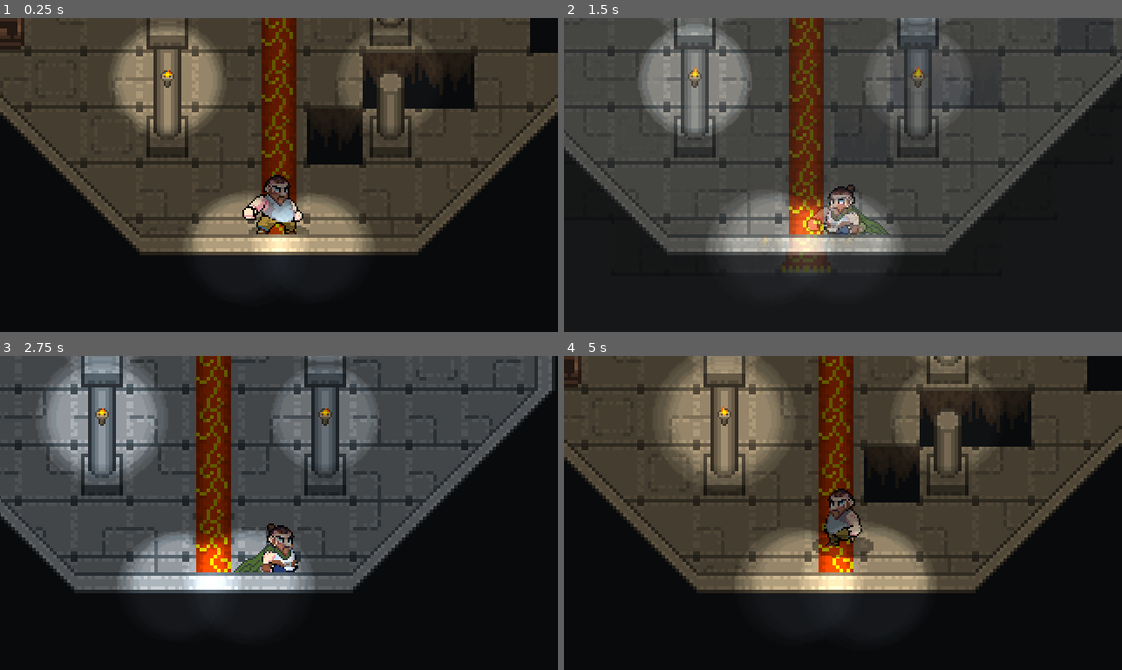
Above: before the commit, frames 1-4 (two rows, left to right).
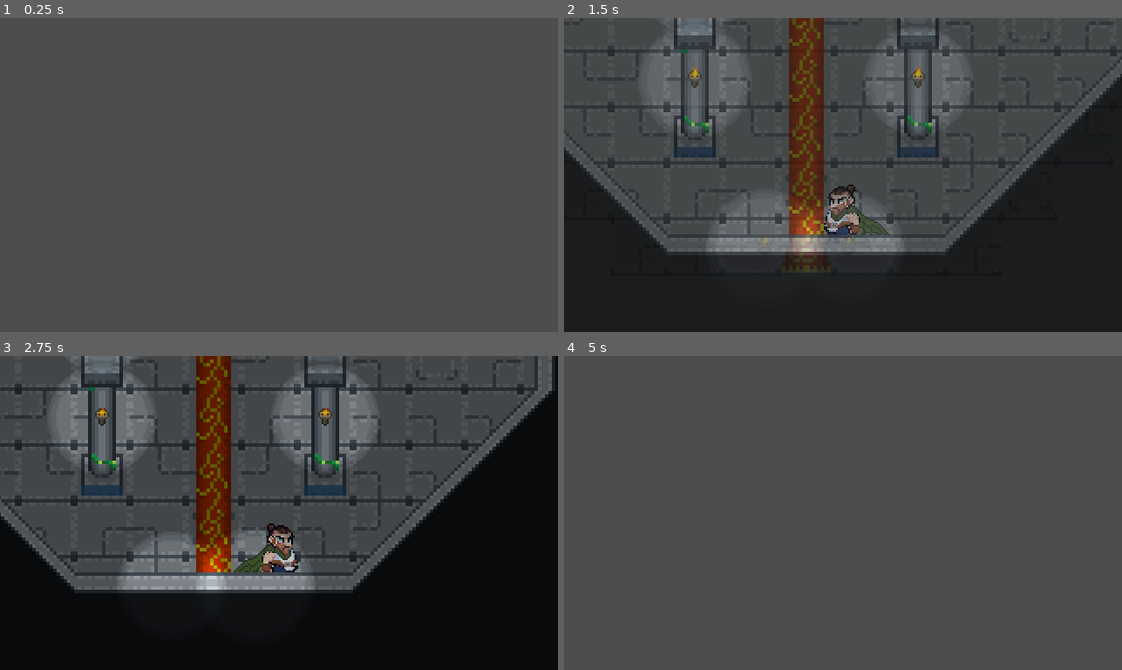
Above: after the commit, the same moments.

Repository: NathanRullier/GameJamQuebec
Game: Godot game, scene res://Level/Level_1.tscn
Same seed, same stepped clock (60 frames per second), same inputs: the game is played once before the commit and once after it. This scene is started directly instead of the project's main scene.
Inputs:
- Up to frame 1 (0.25 s): no input
- Up to frame 2 (1.5 s): tap Enter (ui_accept) at 0.5, 0.77 s; hold Right (ui_right) 0.53-1.28 s; hold T (setSwitch) 0.53-1.28 s; hold Down (ui_down) from 1.28 s (still down); tap T (setSwitch) at 1.35 s
- Up to frame 3 (2.75 s): tap Enter (ui_accept) at 1.52 s; release Down (ui_down) at 2.03 s; hold Right (ui_right) from 2.03 s (still down); hold T (setSwitch) from 2.03 s (still down)
- Up to frame 4 (5 s): release Right (ui_right) at 2.78 s; release T (setSwitch) at 2.78 s; hold Up (ui_up) 2.78-3.53 s; tap T (setSwitch) at 2.85, 4.35 s; tap Enter (ui_accept) at 3.02, 3.77, 4.52 s; hold T (setSwitch) 3.53-4.28 s; hold Left (ui_left) from 3.53 s (still down)

The runs differ from the first frame. In frame 1, 88% of the frame differs, in the area x 0-100%, y 0-100%; in frame 2, 7.8%; in frame 3, 10%; in frame 4, 87%.

Commit message:
diamand lvl 2

Diff:
--- a/gamejamquebec/Level/Level_1.tscn
+++ b/gamejamquebec/Level/Level_1.tscn
@@ -884,6 +884,10 @@
 13:31/0 = 0
 12:32/0 = 0
 14:33/0 = 0
+13:33/0 = 0
+15:34/0 = 0
+13:35/0 = 0
+15:36/0 = 0
 
 [sub_resource type="TileSet" id="TileSet_8sgab"]
 sources/0 = SubResource("TileSetAtlasSource_3qnk4")
@@ -1323,9 +1327,9 @@
 layer_0/tile_data = PackedInt32Array(131069, 851968, 11, 131070, 786432, 11, 131071, 786432, 11, 65536, 917504, 11, 655 …(4492 unchanged characters)…
 layer_1/name = "Wall"
 layer_1/z_index = 2
-layer_1/tile_data = PackedInt32Array(-393223, 196608, 8, -32 …(716 unchanged characters)… 3215, 917504, 24, -524287, 917504, 24, -458755, 917504, 24, -589827, 917504, 24, -655359, 917504, 24, -327679, 1441792, 2, -196607, 1441792, 2, -131075, 1441792, 2, -262147, 1441792, 2, -458751, 1441792, 2, -393219, 1441792, 2, -524291, 1441792, 2, -589823, 1441792, 2, -720895, 1441792, 2, -655363, 1441792, 2, -196614, 1835008, 12)
+layer_1/tile_data = PackedInt32Array(-393223, 196608, 8, -32 …(716 unchanged characters)… 3215, 917504, 24, -524287, 917504, 24, -589827, 917504, 24, -655359, 917504, 24, -327679, 1441792, 2, -196607, 1441792, 2, -131075, 0, 16, -262147, 1441792, 2, -458751, 1441792, 2, -393219, 1441792, 2, -524291, 1441792, 2, -589823, 1441792, 2, -720895, 1441792, 2, -655363, 1441792, 2, -196614, 1835008, 12, -458755, 917504, 24, -3, 65536, 17, -65535, 65536, 17)
 layer_2/name = "Bg"
-layer_2/tile_data = PackedInt32Array(-589830, 0, 11, -524294 …(413 unchanged characters)… 31072, 10, -720898, 131072, 9, -655362, 131072, 10, -720899, 131072, 9, -655363, 131072, 1 …(823 unchanged characters)…
+layer_2/tile_data = PackedInt32Array(-589830, 0, 11, -524294 …(413 unchanged characters)… 31072, 10, -720898, 131072, 9, -655362, 851968, 31, -720899, 131072, 9, -655363, 131072, 1 …(823 unchanged characters)…
 layer_3/name = "Door"
 layer_3/tile_data = PackedInt32Array(-720898, 1048576, 14, -655362, 1048576, 15, -720897, 1114112, 14, -655361, 1114112, 15, -786432, 1179648, 14, -720896, 1179648, 15, -720899, 1835008, 0, -655363, 1835008, 1, -786431, 1835008, 0, -720895, 1835008, 1)
 
@@ -1342,6 +1346,7 @@
 autoplay = true
 
 [node name="Histo POV" type="Node2D" parent="Niveau 1"]
+visible = false
 
 [node name="Player_Histo" parent="Niveau 1/Histo POV" instance=ExtResource("11_gijeg")]
 z_index = 1
--- a/gamejamquebec/Level/Level_2.tscn
+++ b/gamejamquebec/Level/Level_2.tscn
@@ -5,9 +5,9 @@
 [ext_resource type="Texture2D" uid="uid://dt16s4ybbpqfq" path="res://Level design/Room 1 Hero.png" id="4_q4l63"]
 [ext_resource type="Texture2D" uid="uid://bmohpwjpotdjh" path="res://Level design/Room 1 Historien.png" id="5_16xfq"]
 [ext_resource type="AudioStream" uid="uid://bfsnf51tecsm6" path="res://Sound/portal sound2 .wav" id="7_chjm2"]
-[ext_resource type="Texture2D" uid="uid://boqs8nil3ilxb" path="res://Level design/FG_Cellar Tileset_4.png" id="7_lkv5n"]
 [ext_resource type="AudioStream" uid="uid://5y3jyuvgw3cu" path="res://Sound/Scratch vinyle 2.wav" id="7_moxjm"]
 [ext_resource type="PackedScene" uid="uid://b1vx26sspg70f" path="res://Tiles/Wall_Bush.tscn" id="8_jblnd"]
+[ext_resource type="Texture2D" uid="uid://clby1fysbt13n" path="res://Level design/tiles_bill.png" id="8_usw2g"]
 [ext_resource type="PackedScene" uid="uid://dxeblt2gyhtib" path="res://next_level.tscn" id="9_ypind"]
 [ext_resource type="PackedScene" uid="uid://y2p30mvjslfr" path="res://Player/Hero.tscn" id="10_dun63"]
 [ext_resource type="AudioStream" uid="uid://du4fipxt2aeeo" path="res://Musique/Historian song.wav" id="11_e38s2"]
@@ -15,7 +15,7 @@
 [ext_resource type="PackedScene" uid="uid://cfnpedfiuo7ew" path="res://Effects/bad_switch/bad_switch.tscn" id="13_n764t"]
 
 [sub_resource type="TileSetAtlasSource" id="TileSetAtlasSource_3qnk4"]
-texture = ExtResource("7_lkv5n")
+texture = ExtResource("8_usw2g")
 0:0/0 = 0
 1:0/0 = 0
 2:0/0 = 0
@@ -861,6 +861,32 @@
 7:11/0 = 0
 8:11/0 = 0
 9:11/0 = 0
+8:9/0 = 0
+9:9/0 = 0
+8:10/0 = 0
+9:10/0 = 0
+13:24/0 = 0
+14:24/0 = 0
+15:28/0 = 0
+15:29/0 = 0
+13:30/0 = 0
+11:31/0 = 0
+13:31/0 = 0
+7:32/0 = 0
+8:32/0 = 0
+9:32/0 = 0
+12:32/0 = 0
+7:33/0 = 0
+8:33/0 = 0
+9:33/0 = 0
+13:33/0 = 0
+14:33/0 = 0
+7:34/0 = 0
+8:34/0 = 0
+9:34/0 = 0
+15:34/0 = 0
+13:35/0 = 0
+15:36/0 = 0
 
 [sub_resource type="TileSet" id="TileSet_8sgab"]
 sources/0 = SubResource("TileSetAtlasSource_3qnk4")
@@ -869,17 +895,17 @@
 script = ExtResource("1_sbuyc")
 
 [node name="Camera2D" type="Camera2D" parent="."]
-position = Vector2(1677.8, 1012.45)
+position = Vector2(1048, 816)
 zoom = Vector2(2, 2)
 editor_draw_limits = true
 script = ExtResource("2_es20a")
 
 [node name="TopLeft" type="Marker2D" parent="Camera2D"]
-position = Vector2(-709.796, -1148.45)
+position = Vector2(-120, -968)
 scale = Vector2(21772.8, -13401.1)
 
 [node name="BottomRight" type="Marker2D" parent="Camera2D"]
-position = Vector2(-549.796, -156.454)
+position = Vector2(128, 72)
 
 [node name="Room1Hero" type="Sprite2D" parent="."]
 visible = false
@@ -911,7 +937,6 @@
 color = Color(0.47788, 0.47788, 0.47788, 1)
 
 [node name="Murs" type="Node2D" parent="Niveau 2"]
-visible = false
 
 [node name="Node2D2" parent="Niveau 2/Murs" instance=ExtResource("8_jblnd")]
 z_index = 3
@@ -1214,6 +1239,10 @@
 z_index = 3
 position = Vector2(1032, 664)
 
+[node name="Node2D13" parent="Niveau 2/Hero POV/Vide" instance=ExtResource("8_jblnd")]
+z_index = 3
+position = Vector2(1000, 696)
+
 [node name="Node2D4" parent="Niveau 2/Hero POV/Vide" instance=ExtResource("8_jblnd")]
 z_index = 3
 position = Vector2(1064, 664)
@@ -1250,6 +1279,10 @@
 z_index = 3
 position = Vector2(1064, 312)
 
+[node name="Node2D156" parent="Niveau 2/Hero POV/Vide" instance=ExtResource("8_jblnd")]
+z_index = 3
+position = Vector2(1064, 344)
+
 [node name="Node2D144" parent="Niveau 2/Hero POV/Vide" instance=ExtResource("8_jblnd")]
 z_index = 3
 position = Vector2(1088, 312)
@@ -1277,6 +1310,10 @@
 [node name="Node2D149" parent="Niveau 2/Hero POV/Vide" instance=ExtResource("8_jblnd")]
 z_index = 3
 position = Vector2(1032, -72)
+
+[node name="Node2D157" parent="Niveau 2/Hero POV/Vide" instance=ExtResource("8_jblnd")]
+z_index = 3
+position = Vector2(1000, -40)
 
 [node name="Node2D151" parent="Niveau 2/Hero POV/Vide" instance=ExtResource("8_jblnd")]
 z_index = 3
@@ -1316,6 +1353,7 @@
 layer_2/name = "Bg"
 layer_2/tile_data = PackedInt32Array(-2, 393216, 8, -1, 393216, 8, -65536, 393216, 8, -65535, 393216, 8, -65534, 393216 …(209 unchanged characters)…
 layer_3/name = "Door"
+layer_3/tile_data = PackedInt32Array(65535, 786432, 32, -720895, 851968, 33, -1441793, 851968, 35)
 
 [node name="Player_Hero" parent="Niveau 2/Hero POV" instance=ExtResource("10_dun63")]
 position = Vector2(1048, 816)
--- a/gamejamquebec/Level/Level_3.tscn
+++ b/gamejamquebec/Level/Level_3.tscn
@@ -8,13 +8,13 @@
 [ext_resource type="Texture2D" uid="uid://chpo583bdwpiq" path="res://Level design/Room 2 Historien.png.png" id="4_xkn3w"]
 [ext_resource type="PackedScene" uid="uid://y2p30mvjslfr" path="res://Player/Hero.tscn" id="7_7760e"]
 [ext_resource type="AudioStream" uid="uid://bfsnf51tecsm6" path="res://Sound/portal sound2 .wav" id="7_s1qm5"]
-[ext_resource type="Texture2D" uid="uid://dm0m6xwb1kgho" path="res://Tiles/FG_Cellar Tileset_3.png.png" id="8_jg6m1"]
 [ext_resource type="AudioStream" uid="uid://5y3jyuvgw3cu" path="res://Sound/Scratch vinyle 2.wav" id="9_j4jbb"]
 [ext_resource type="PackedScene" uid="uid://b1vx26sspg70f" path="res://Tiles/Wall_Bush.tscn" id="9_xngyg"]
+[ext_resource type="Texture2D" uid="uid://clby1fysbt13n" path="res://Level design/tiles_bill.png" id="10_f14c0"]
 [ext_resource type="AudioStream" uid="uid://du4fipxt2aeeo" path="res://Musique/Historian song.wav" id="11_25c4y"]
 
 [sub_resource type="TileSetAtlasSource" id="TileSetAtlasSource_3qnk4"]
-texture = ExtResource("8_jg6m1")
+texture = ExtResource("10_f14c0")
 0:0/0 = 0
 1:0/0 = 0
 2:0/0 = 0
@@ -854,6 +854,38 @@
 4:33/0 = 0
 5:33/0 = 0
 6:33/0 = 0
+6:6/0 = 0
+7:6/0 = 0
+8:6/0 = 0
+8:9/0 = 0
+9:9/0 = 0
+8:10/0 = 0
+9:10/0 = 0
+7:11/0 = 0
+8:11/0 = 0
+9:11/0 = 0
+13:24/0 = 0
+14:24/0 = 0
+15:28/0 = 0
+15:29/0 = 0
+13:30/0 = 0
+11:31/0 = 0
+13:31/0 = 0
+7:32/0 = 0
+8:32/0 = 0
+9:32/0 = 0
+12:32/0 = 0
+7:33/0 = 0
+8:33/0 = 0
+9:33/0 = 0
+13:33/0 = 0
+14:33/0 = 0
+7:34/0 = 0
+8:34/0 = 0
+9:34/0 = 0
+15:34/0 = 0
+13:35/0 = 0
+15:36/0 = 0
 
 [sub_resource type="TileSet" id="TileSet_8sgab"]
 sources/0 = SubResource("TileSetAtlasSource_3qnk4")
@@ -1605,6 +1637,7 @@
 autoplay = true
 
 [node name="Histo POV" type="Node2D" parent="Niveau 3"]
+visible = false
 
 [node name="Vide" type="Node2D" parent="Niveau 3/Histo POV"]
 
--- a/gamejamquebec/transition_screen.tscn
+++ b/gamejamquebec/transition_screen.tscn
@@ -1,6 +1,21 @@
 [gd_scene load_steps=6 format=3 uid="uid://btenqubew00wj"]
 
 [ext_resource type="Script" path="res://transition_screen.gd" id="1_hs3qb"]
+
+[sub_resource type="Animation" id="Animation_litl7"]
+length = 0.001
+tracks/0/type = "value"
+tracks/0/imported = false
+tracks/0/enabled = true
+tracks/0/path = NodePath("ColorRect:modulate")
+tracks/0/interp = 1
+tracks/0/loop_wrap = true
+tracks/0/keys = {
+"times": PackedFloat32Array(0),
+"transitions": PackedFloat32Array(1),
+"update": 0,
+"values": [Color(1, 1, 1, 0)]
+}
 
 [sub_resource type="Animation" id="Animation_fre8u"]
 resource_name = "fade_to_black"
@@ -16,21 +31,6 @@
 "transitions": PackedFloat32Array(1, 1),
 "update": 0,
 "values": [Color(1, 1, 1, 0), Color(1, 1, 1, 1)]
-}
-
-[sub_resource type="Animation" id="Animation_litl7"]
-length = 0.001
-tracks/0/type = "value"
-tracks/0/imported = false
-tracks/0/enabled = true
-tracks/0/path = NodePath("ColorRect:modulate")
-tracks/0/interp = 1
-tracks/0/loop_wrap = true
-tracks/0/keys = {
-"times": PackedFloat32Array(0),
-"transitions": PackedFloat32Array(1),
-"update": 0,
-"values": [Color(1, 1, 1, 0)]
 }
 
 [sub_resource type="Animation" id="Animation_gn3se"]
Not shown, changed: gamejamquebec/Level design/FG_Cellar Tileset_7.png.import
Binary file changed: gamejamquebec/Level design/tiles_bill.png
Not shown, changed: gamejamquebec/Level design/tiles_bill.png.import
Not shown: 1 places in gamejamquebec/Level/Level_1.tscn that only renumber resources
Not shown: 1 places in gamejamquebec/test_map_1.tscn that only renumber resources
Not shown: 1 places in gamejamquebec/test_map_2.tscn that only renumber resources
